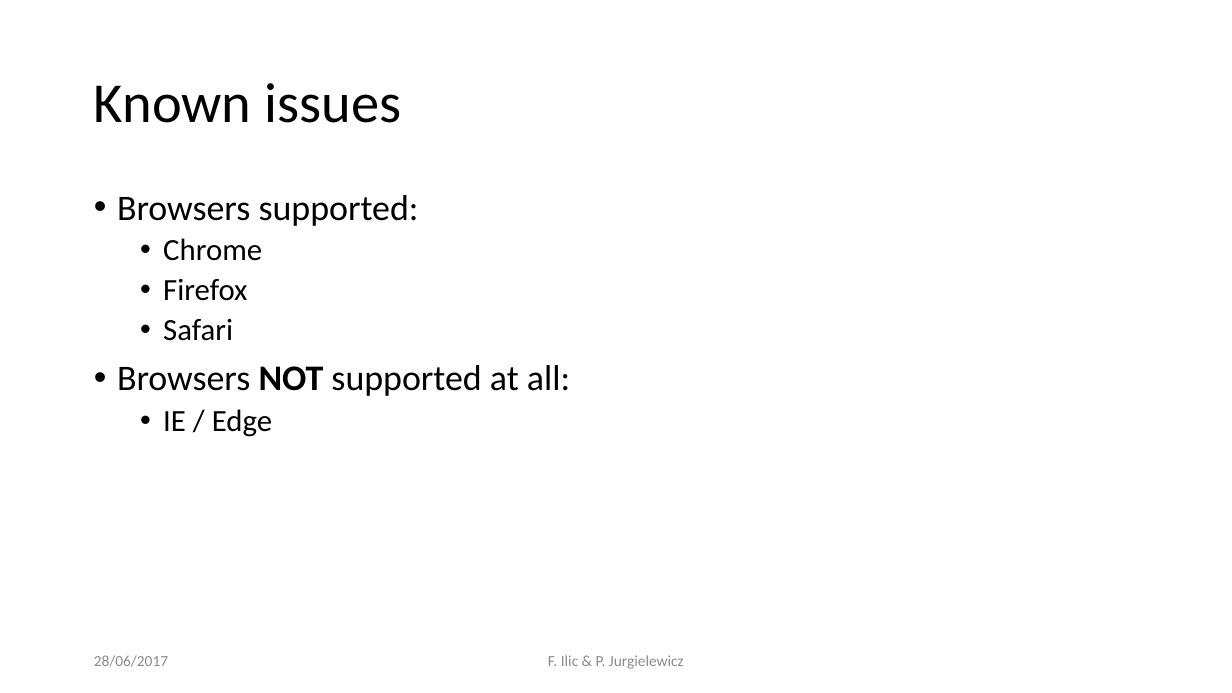
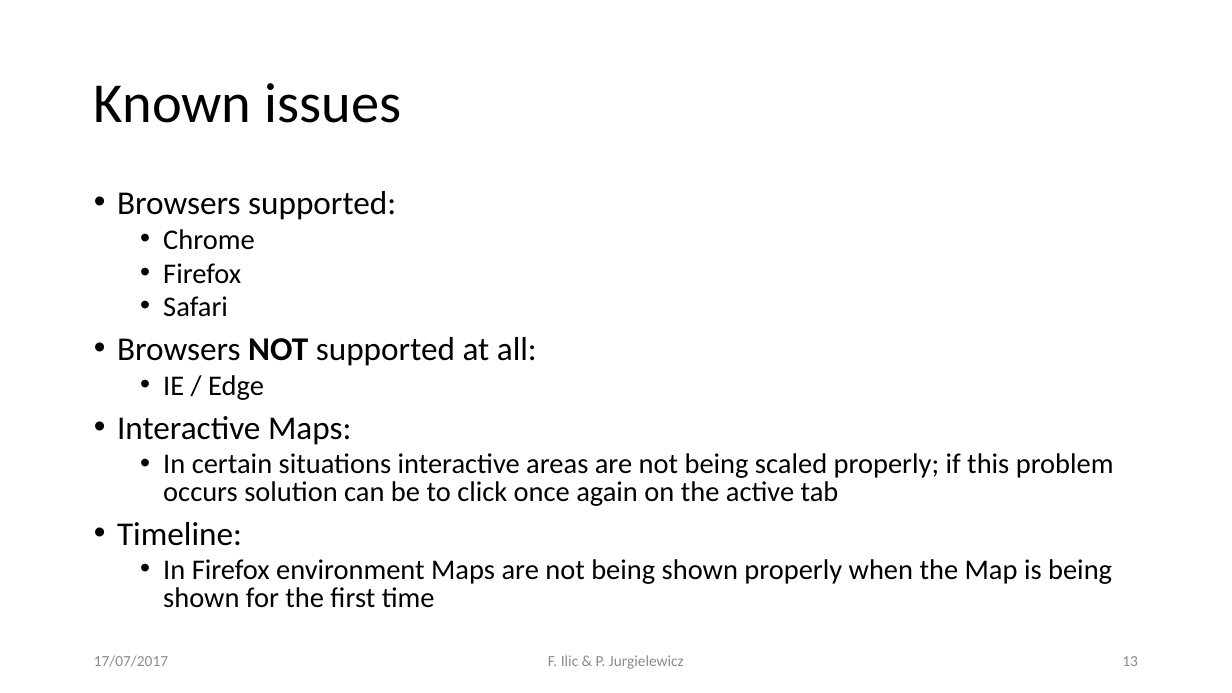
Before and after one commit to sroychow/cmsTrackerMaps, a slide deck: slide 13 of doc/tkmap_manual.pptx (slide 7 before the commit). Drawn at 1232x693 pixels with LibreOffice and Linux fonts; fonts in the diff are those of the drawing. Boxes give left, top, right and bottom in pixels: in the first picture for what was removed or moved away, otherwise in the second. Text is boxed around its words. In the diff, an @@ line names an element or a change of style, - is before the commit and + after.

```diff
--- a/doc/tkmap_manual.pptx
+++ b/doc/tkmap_manual.pptx
@@ text at [117,191,537,400]: size 28 to 25.9 pt in "Browsers supported:", "Browsers NOT supported at all:"; size 24 to 22.2 pt in "Chrome", "Firefox", "Safari", "IE / Edge"; line spacing 0.9 to 0.8 @@
@@ text at [117,416,1114,608]: paragraphs added @@
+• Interactive Maps:
+  • In certain situations interactive areas are not being scaled properly; if this problem occurs solution can be to click once again on the active tab
+• Timeline:
+  • In Firefox environment Maps are not being shown properly when the Map is being shown for the first time
@@ text at [94,655,168,667]: text changed @@
-28/06/2017
+17/07/2017
@@ page number added at [1122,656,1138,666], 12 pt, text #8C8C8C @@
+13
```
Also in this commit, not shown: 6 other slides changed, 6 slides added, 7 other files.
